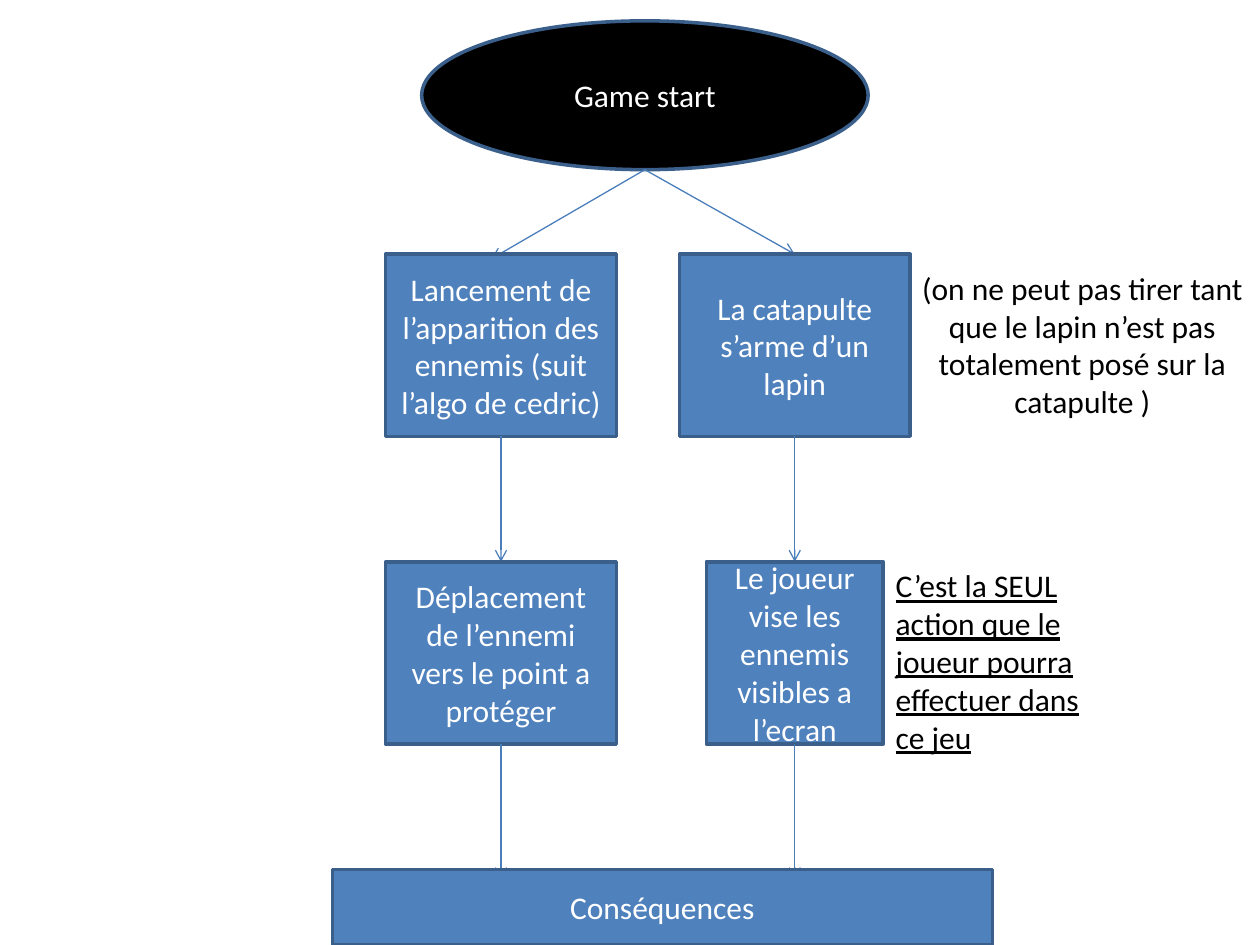
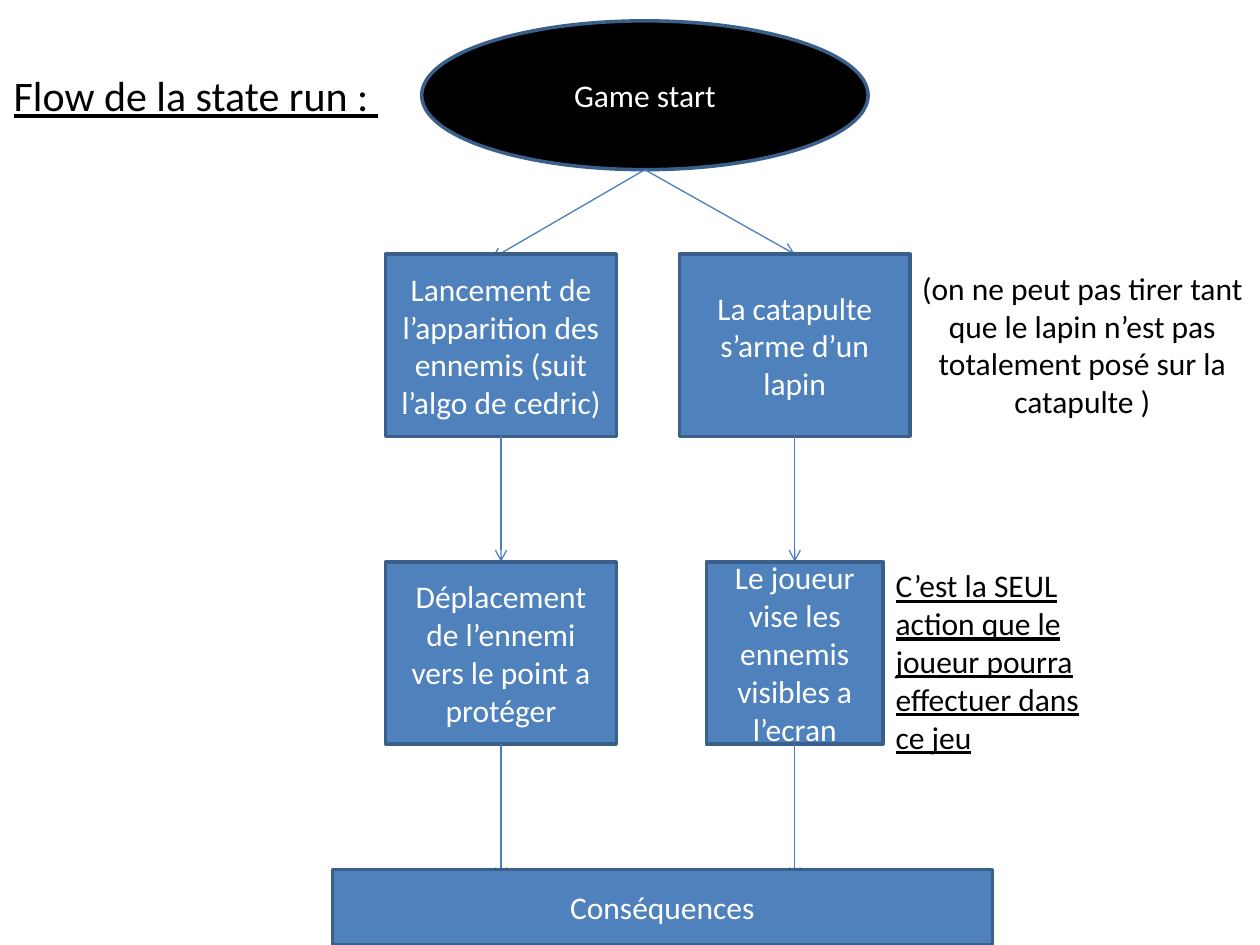
Before and after one commit to Sparox/BBQ_Game_Jam, a slide deck: slide 1 of Docs/game flow et regles a suivre.pptx. Drawn at 1260x945 pixels with LibreOffice and Linux fonts; fonts in the diff are those of the drawing. Boxes give left, top, right and bottom in pixels: in the first picture for what was removed or moved away, otherwise in the second. Text is boxed around its words. In the diff, an @@ line names an element or a change of style, - is before the commit and + after.

```diff
--- a/Docs/game flow et regles a suivre.pptx
+++ b/Docs/game flow et regles a suivre.pptx
@@ text added at (x1=14, y1=81, x2=348, y2=118), 24 pt, text #000000, underline @@
+Flow de la state run :
```
Also in this commit, not shown: 1 other slide changed, 2 slides added, 1 slide removed.
